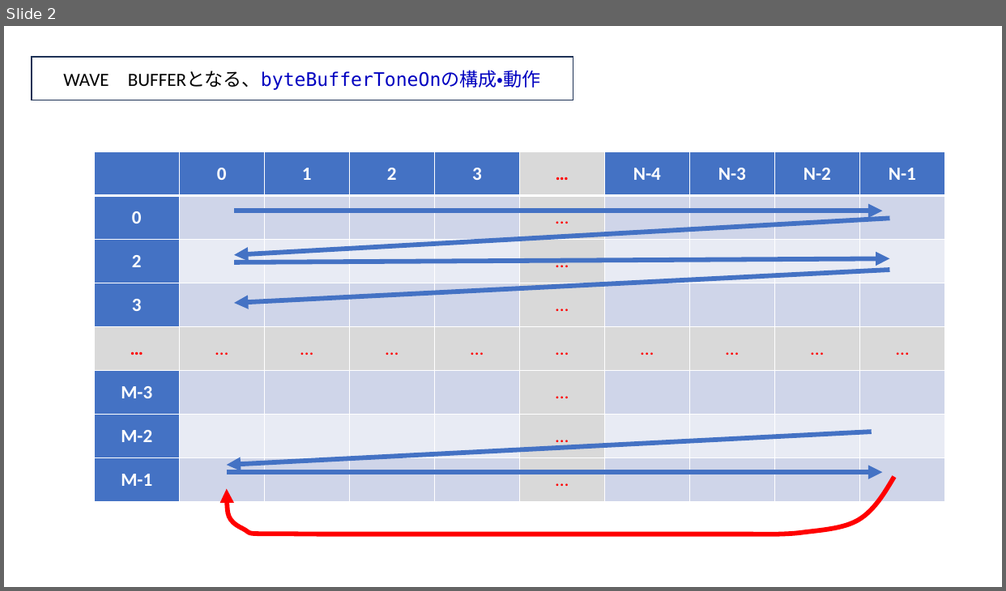
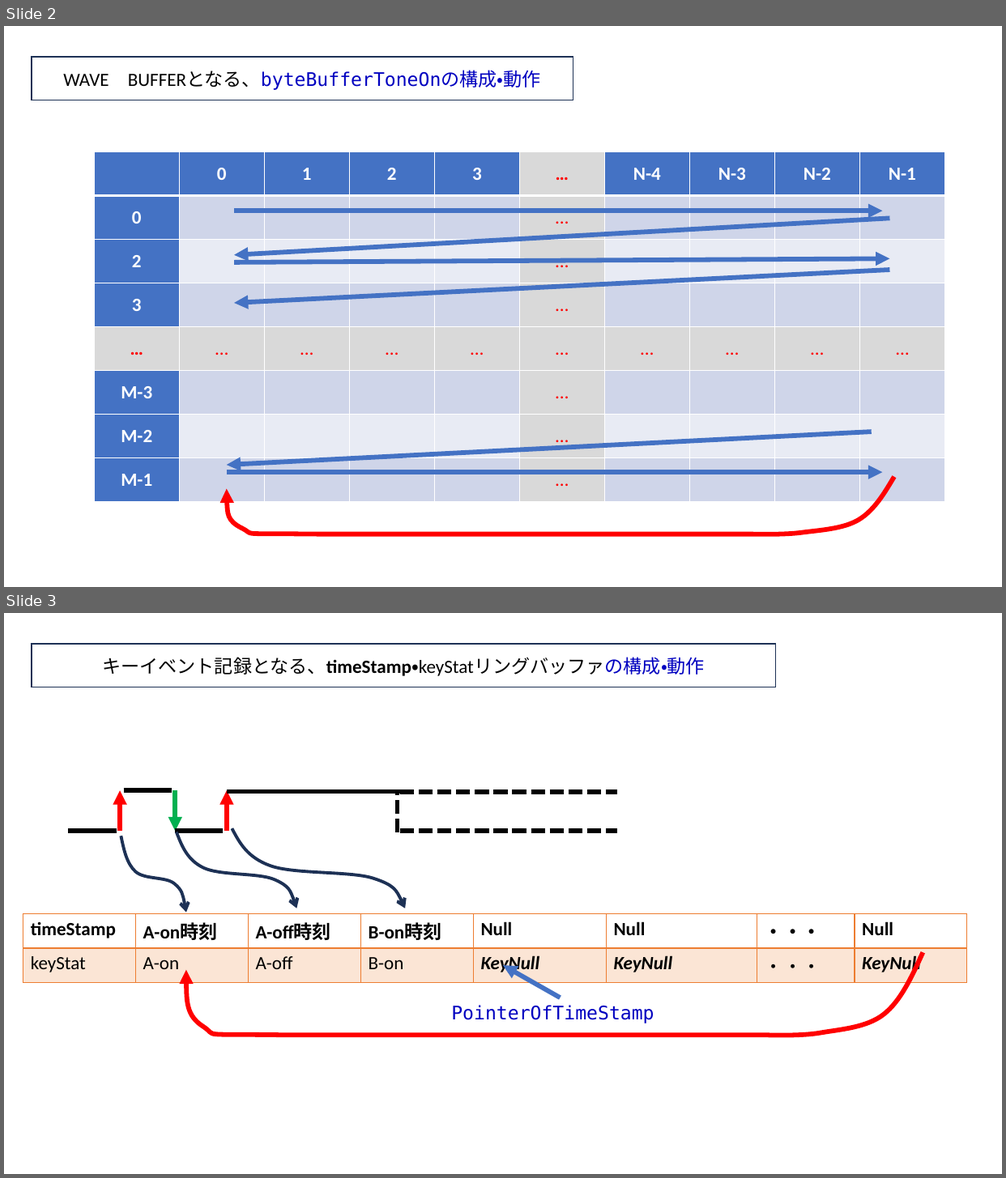
Before and after one commit to chacha-oyaji/f2a, a slide deck: 設計用資料/Structure.pptx. Shown one above the other, each under a label of ours: slide 2 before the commit, slides 2 and 3 after it. The pictures are 1006x591 and 1006x1178 pixels, drawn with LibreOffice and Linux fonts; fonts in the diff are those of the drawing. Boxes give left, top, right and bottom in pixels: in the first picture for what was removed or moved away, otherwise in the second. Text is boxed around its words. In the diff, an @@ line names an element or a change of style, - is before the commit and + after.

```diff
--- a/設計用資料/Structure.pptx
+++ b/設計用資料/Structure.pptx
@@ slide 3 added at <box>4,613,1002,1174</box>, background #FFFFFF @@
@@ rectangle added at <box>32,644,776,687</box>, outline #1E3256 1 pt, 18 pt, text #000000 @@
+キーイベント記録となる、timeStamp・keyStatリングバッファの構成・動作
@@ arrow added from (120, 831) to (120, 790), #FF0000 4.5 pt @@
@@ line added from (124, 790) to (172, 790), #000000 4.5 pt @@
@@ arrow added from (176, 790) to (176, 831), #00B050 4.5 pt @@
@@ arrow added from (227, 831) to (227, 790), #FF0000 4.5 pt @@
@@ line added from (227, 792) to (400, 792), #000000 4.5 pt @@
@@ line added from (397, 833) to (397, 792), #000000 4.5 pt dashed @@
@@ line added from (400, 792) to (617, 792), #000000 4.5 pt dashed @@
@@ line added from (68, 831) to (117, 831), #000000 4.5 pt @@
@@ line added from (176, 831) to (224, 831), #000000 4.5 pt @@
@@ freeform shape added at <box>232,828,405,909</box>, outline #1E3256 3 pt @@
@@ line added from (400, 831) to (617, 831), #000000 4.5 pt dashed @@
@@ freeform shape added at <box>121,836,186,913</box>, outline #1E3256 3 pt @@
@@ freeform shape added at <box>177,833,296,909</box>, outline #1E3256 3 pt @@
@@ table added at <box>23,914,966,978</box>, 2 rows, 8 columns @@
+timeStamp | A-on時刻 | A-off時刻 | B-on時刻 | Null | Null | ・・・ | Null
+keyStat | A-on | A-off | B-on | KeyNull | KeyNull | ・・・ | KeyNull
@@ freeform shape added at <box>186,953,923,1036</box>, outline #FF0000 4.5 pt @@
@@ arrow added from (560, 998) to (503, 965), #4472C4 4.5 pt @@
@@ text added at <box>451,1005,654,1024</box>, 18 pt, text #0000C0 @@
+PointerOfTimeStamp
```
Also in this commit, not shown: 4 other slides added, 7 other files.
